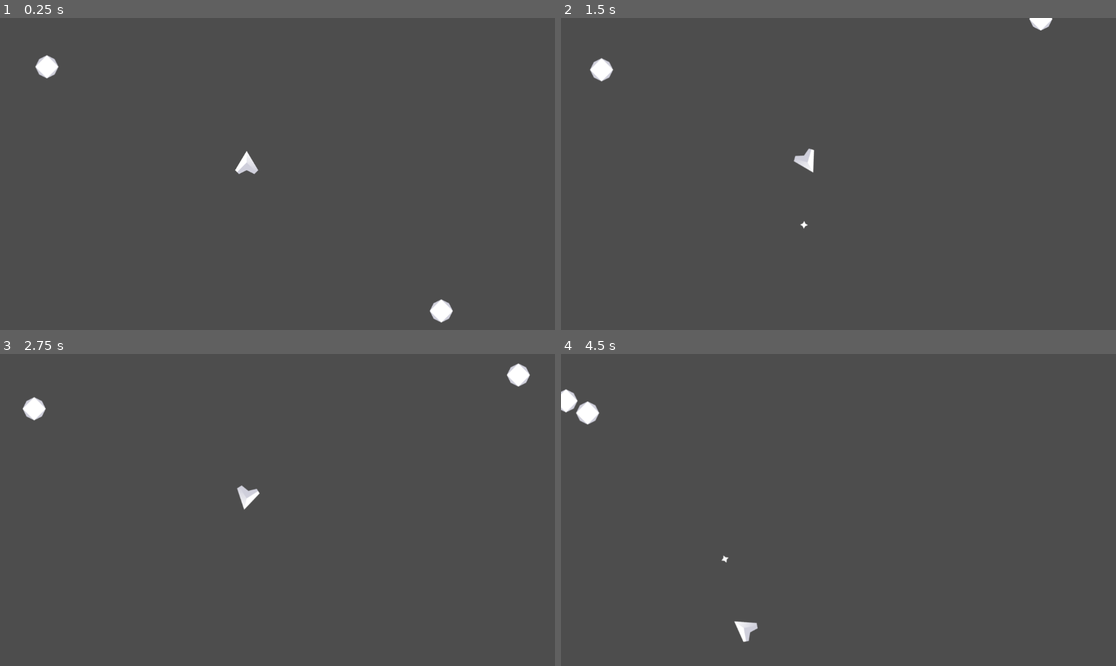
Above: before the commit, frames 1-4 (two rows, left to right).
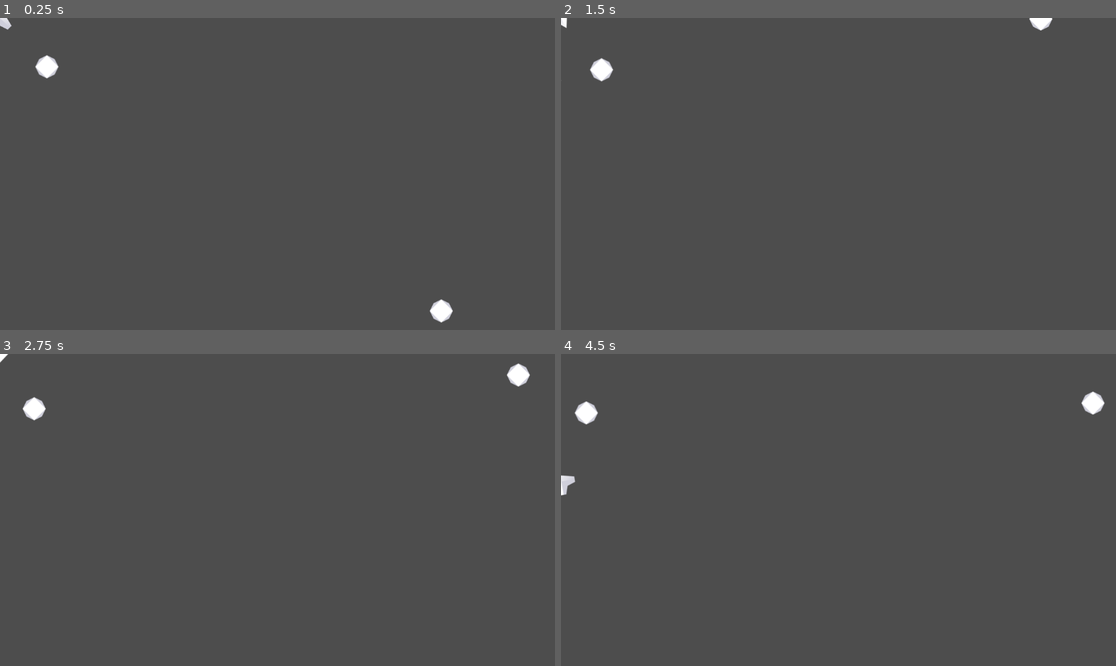
Above: after the commit, the same moments.

Repository: ThomNichol/Space-Shooter
Game: Godot game, scene res://game.tscn
The game is run twice, just before and just after one commit, with the same random seed, the same clock (stepped at 60 frames per second) and the same inputs.
Inputs:
- Up to frame 1 (0.25 s): no input
- Up to frame 2 (1.5 s): hold D (Right) 0.53-1.28 s; tap Space (Shoot) at 0.6, 1.35 s; hold A (Left) from 1.28 s (still down)
- Up to frame 3 (2.75 s): release A (Left) at 2.03 s; hold D (Right) from 2.03 s (still down); tap Space (Shoot) at 2.1 s
- Up to frame 4 (4.5 s): release D (Right) at 2.78 s; hold W (Forward) 2.78-3.53 s; tap Space (Shoot) at 2.85, 3.6, 4.35 s; hold A (Left) from 3.53 s (still down)

The runs differ from the first frame. In frame 1, 0.2% of the frame differs, in the area x 0-47%, y 0-51%; in frame 2, 0.2%; in frame 3, 0.2%; in frame 4, 0.8%, in the area x 0-98%, y 11-93%.
Error after the commit: Invalid type in function 'add_child' in base 'Node2D'. Cannot convert argument 1 from Callable to Object. (res://Player/Player.gd:50)

Commit message:
Completed 4

Diff:
--- a/Player/Bullet.gd
+++ b/Player/Bullet.gd
@@ -21,9 +21,9 @@
 		body.damage(damage)
 	Effects = get_node_or_null("/root/Game/Effects")
 	if Effects != null:
-		var Explosion = Explosion.instantiate()
-		Effects.add_child(Explosion)
-		Explosion.global_position = global_position
+		var explosion = Explosion.instantiate()
+		Effects.add_child(explosion)
+		explosion.global_position = global_position
 	queue_free()
 
 
--- a/Player/Player.gd
+++ b/Player/Player.gd
@@ -5,7 +5,10 @@
 var max_speed = 400
 var rotate_speed = 0.08
 var nose = Vector2(0,-60)
+var health = 10
 var Bullet = load("res://Player/bullet.tscn")
+var Effects = null
+var Explosion = load("res://Asteroid/Effects/explosion.tscn")
 
 func get_input():
 	var to_return = Vector2.ZERO
@@ -37,3 +40,19 @@
 		var Effects = get_node_or_null("/root/Game/Effects")
 		if Effects != null:
 			Effects.add_child(bullet)
+
+func damage(d):
+	health -= d
+	if health <= 0:
+		Effects = get_node_or_null("/root/Game/Effects")
+		if Effects != null:
+			var explosion = Explosion.instantiate
+			Effects.add_child(explosion)
+			explosion.global_position = global_position
+			hide()
+			await explosion.animation_finished
+		queue_free()
+
+func _on_area_2d_body_entered(body):
+	if body.name != "Player":
+		damage(100)
--- a/Player/player.tscn
+++ b/Player/player.tscn
@@ -5,7 +5,6 @@
 [ext_resource type="Texture2D" uid="uid://rniudvfk7qrs" path="res://Assets/Player.png" id="3_7rrei"]
 
 [node name="Player" type="CharacterBody2D"]
-position = Vector2(512, 300)
 script = ExtResource("1_xxjwp")
 metadata/_edit_group_ = true
 
@@ -19,3 +18,10 @@
 
 [node name="CollisionPolygon2D" type="CollisionPolygon2D" parent="."]
 polygon = PackedVector2Array(5, -25.2, 5, -22.5, 28.3, 17, 27.2, 19, 25.9, 19, 17.9, 28, 13.6, 28, -0.700001, 21.7, -19, 29, -19, 25.9, -28, 17.9, -28, 14.4, -3, -25.6, -3, -29.2)
+
+[node name="Area2D" type="Area2D" parent="."]
+
+[node name="CollisionPolygon2D" type="CollisionPolygon2D" parent="Area2D"]
+polygon = PackedVector2Array(-4, -29, 7, -24, 32, 19, 18, 33, 0, 24, -18, 33, -33, 15)
+
+[connection signal="body_entered" from="Area2D" to="." method="_on_area_2d_body_entered"]
